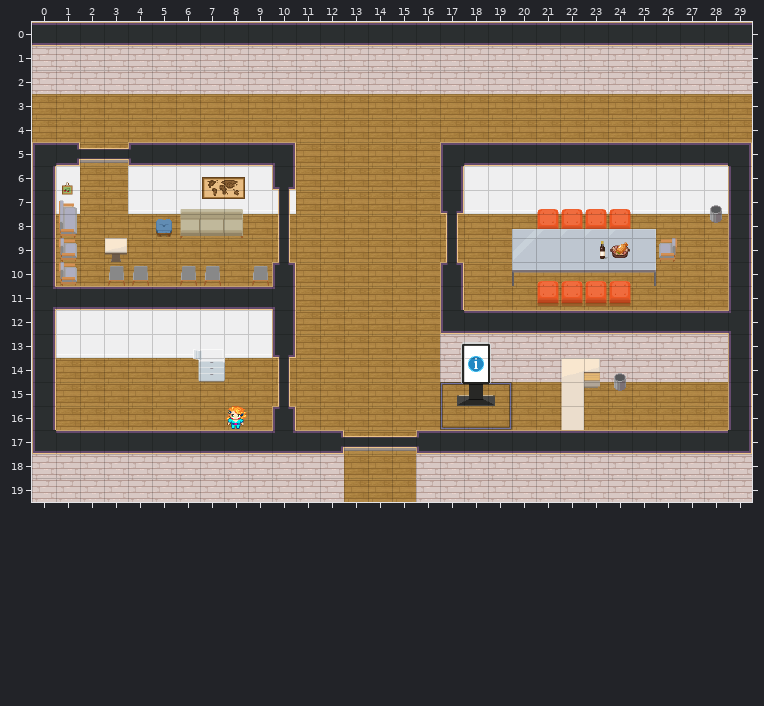
Tiled map (JSON) -- map.tmj. The picture above is the old version.
Cells are 32x32 px. Shown: x 0..29, y 0..19.
And afterwards:
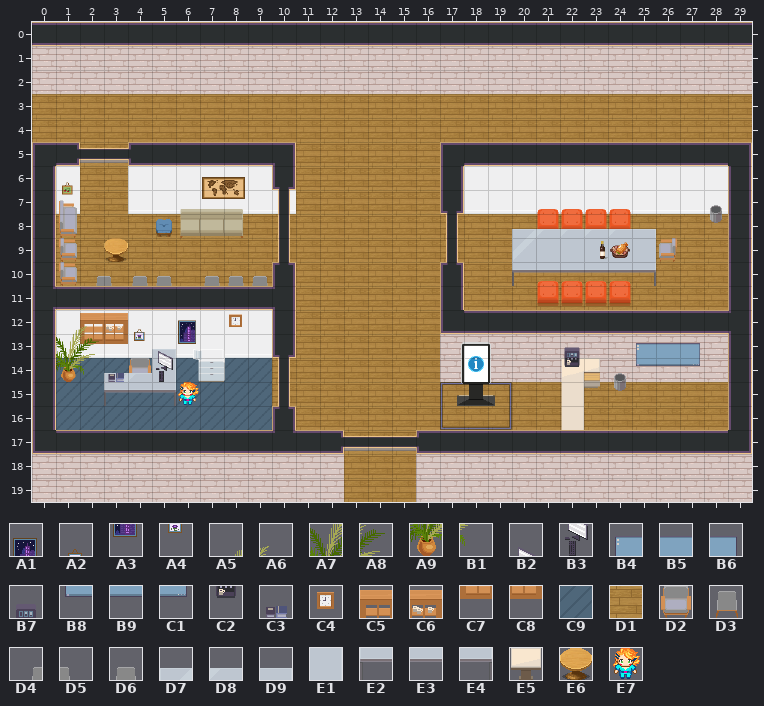
Key: from "WA_Decoration": A1 32, A2 33, A3 44, A4 45, A5 61, A6 62, A7 73, A8 74, A9 85, B1 86; from "WA_Miscellaneous": B2 21, B3 31, B4 40, B5 41, B6 42, B7 46, B8 50, B9 51, C1 52, C2 56, C3 74, C4 78; from "WA_Other_Furniture": C5 17, C6 18, C7 29, C8 30; from "WA_Room_Builder": C9 360, D1 375; from "WA_Seats": D2 98, D3 118, D4 123, D5 124, D6 126; from "WA_Tables": D7 5, D8 6, D9 7, E1 17, E2 25, E3 26, E4 27, E5 57, E6 143; from "charsJJ": E7 1.
__ is an empty cell, ## one hidden under a higher layer.
Diff:
Layer "ground":
y 14: x 1..6 D1 D1 D1 D1 D1 D1 -> C9 C9 C9 C9 ## C9; x 8..9 D1 D1 -> C9 C9
y 15..16: x 1..9 D1 D1 D1 D1 D1 D1 D1 D1 D1 -> C9 C9 C9 C9 C9 C9 C9 C9 C9
Layer "func/proxyNPC":
y 15: x 6 __ -> E7
y 16: x 8 E7 -> __
Layer "furniture4hinter":
y 14: x 4 __ -> D2
Layer "furniture1hinter":
y 9: x 3 E5 -> E6
y 10: x 2..9 __ D3 D3 __ D3 D3 __ D3 -> D4 D5 D6 D6 __ D6 D6 D6
y 13: x 5 __ -> D9
y 14: x 1..5 __ __ __ __ __ -> A9 B1 D7 D8 E1
y 15: x 3..5 __ __ __ -> E2 E3 E4
Layer "furniture2vor":
y 12: x 2..3 __ __ -> C5 C6
y 13: x 2..3 __ __ -> C7 C8
Layer "furniture3vor":
y 12: x 1..4 __ __ __ __ -> A5 A6 C6 A2; x 6 __ -> A1; x 8 __ -> C4
y 13: x 1..6 __ __ __ __ __ __ -> A7 A8 C8 A4 B2 A3; x 22 __ -> B7; x 25..27 __ __ __ -> B4 B5 B6
y 14: x 3 __ -> C3; x 5 __ -> B3; x 22 __ -> C2; x 25..27 __ __ __ -> B8 B9 C1
Pixel boxes of the changes (left, top, right, bottom) in both pictures:
changed: (96, 238, 269, 286)
changed: (56, 313, 272, 430)
added: (564, 347, 580, 367)
added: (636, 343, 700, 366)
